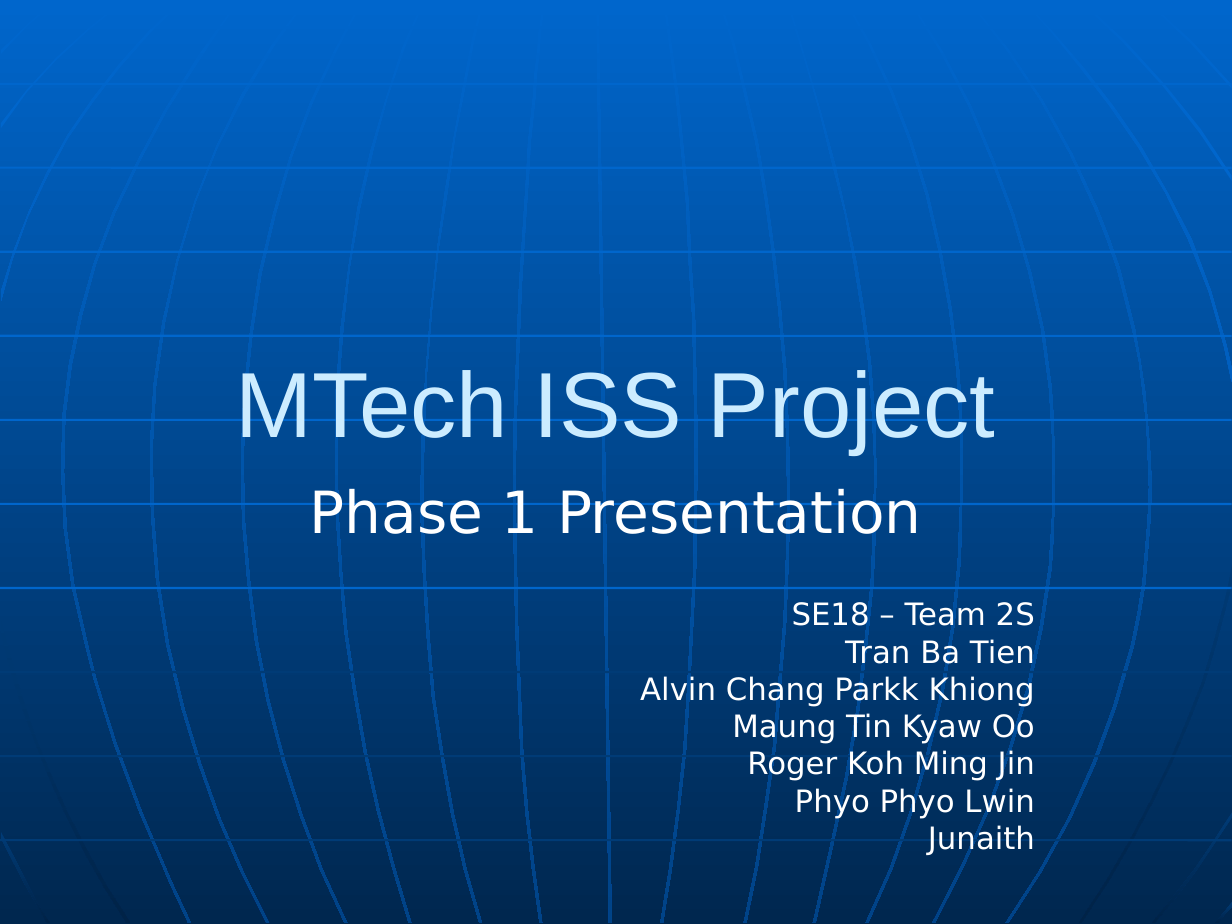
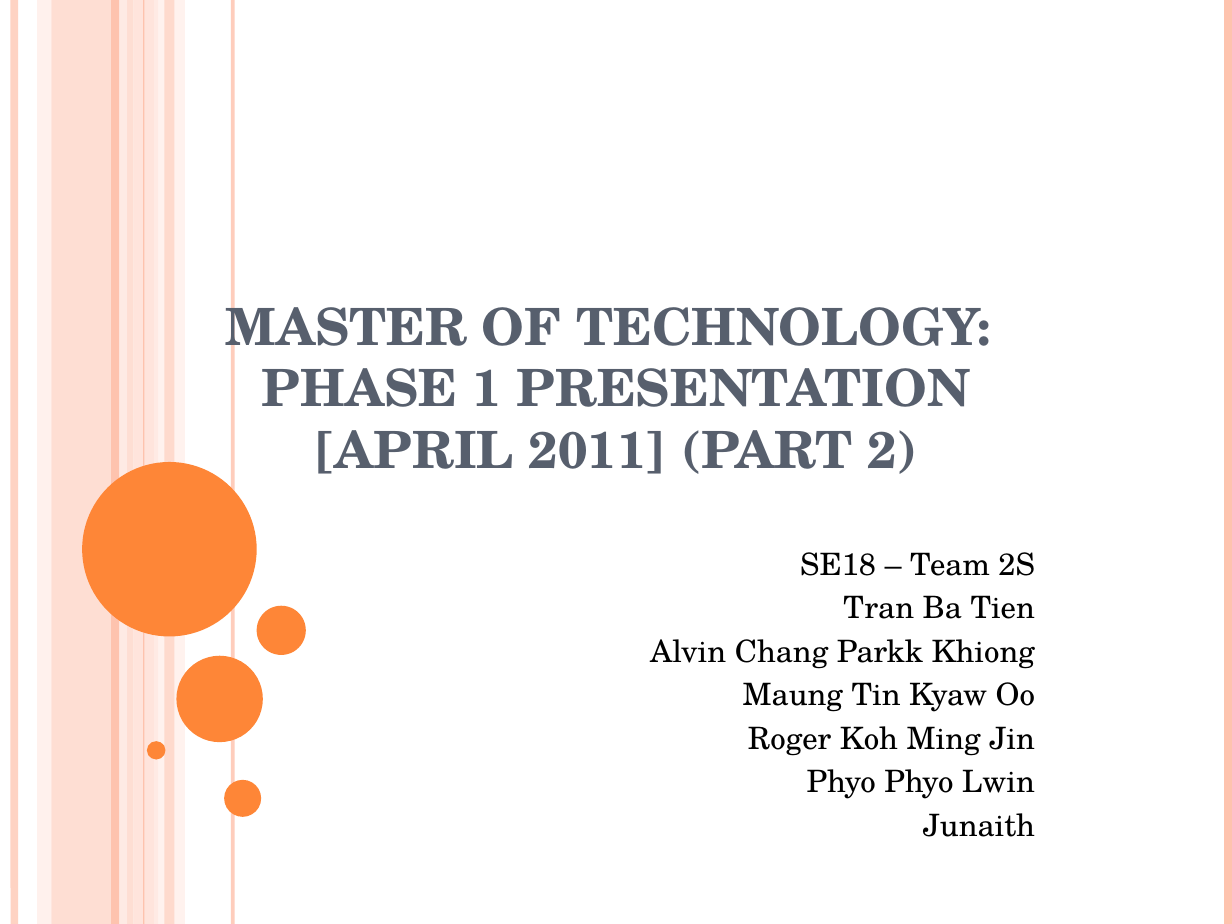
Before and after one commit to rankorth/cylinders-orders-management-system, a slide deck: slide 1 of Documentation/Management/Communications/Internal Correspondence/MTech Presentation [09 Apr 2011] (Ba Tien) v1.1.ppt. Drawn at 1232x924 pixels with LibreOffice and Linux fonts; fonts in the diff are those of the drawing. Boxes give left, top, right and bottom in pixels: in the first picture for what was removed or moved away, otherwise in the second. Text is boxed around its words. In the diff, an @@ line names an element or a change of style, - is before the commit and + after.

```diff
--- a/Documentation/Management/Communications/Internal Correspondence/MTech Presentation [09 Apr 2011] (Ba Tien) v1.1.ppt
+++ b/Documentation/Management/Communications/Internal Correspondence/MTech Presentation [09 Apr 2011] (Ba Tien) v1.1.ppt
@@ background gradient #0066CC to #00274F to #FFFFFF @@
@@ line added from (15, 0) to (15, 924), #FEC3AE 4.51 pt @@
@@ rectangle added at box(37, 0, 51, 924), fill #FFD9CE at 36% opacity @@
@@ rectangle added at box(52, 0, 134, 924), fill #FEC3AE at 54% opacity @@
@@ line added from (115, 0) to (115, 924), #FEC3AE 4.51 pt @@
@@ line added from (123, 0) to (123, 924), #FFEDE8 4.51 pt @@
@@ rectangle added at box(133, 0, 158, 924), fill #FFD9CE at 70% opacity @@
@@ line added from (144, 0) to (144, 924), #FEC3AE 0.74 pt @@
@@ rectangle added at box(154, 0, 185, 924), fill #FFEDE8 at 71% opacity @@
@@ rectangle added at box(164, 0, 174, 924), fill #FEC3AE at 51% opacity @@
@@ line added from (233, 0) to (233, 924), #FEC3AE 2.24 pt @@
@@ line added from (1228, 0) to (1228, 924), #FEC3AE 4.51 pt @@
@@ title added at box(226, 292, 991, 474), 30 pt, text #575F6D, bold @@
+MASTER OF TECHNOLOGY:
+PHASE 1 PRESENTATION
+[APRIL 2011] (PART 2)
@@ title removed at box(236, 370, 995, 454) @@
-MTech ISS Project
@@ ellipse added at box(83, 462, 257, 637), fill #FE8637 @@
@@ subtitle "SE18 – Team 2S" at box(650, 552, 1035, 837): font DejaVu Sans to TeX Gyre Schola, text colour #FFFFFF to #000000; line spacing 0.8 to 0.9; more space between paragraphs @@
@@ subtitle at box(310, 488, 922, 534): paragraph removed @@
-Phase 1 Presentation
@@ ellipse added at box(256, 606, 306, 655), fill #FE8637 @@
@@ ellipse added at box(176, 655, 262, 742), fill #FE8637 @@
@@ ellipse added at box(147, 742, 165, 760), fill #FE8637 @@
@@ group removed at box(0, 0, 1232, 924): 24 freeform shapes, 10 lines @@
@@ ellipse added at box(224, 780, 261, 817), fill #FE8637 @@
```
Also in this commit, not shown: 18 other slides changed.
